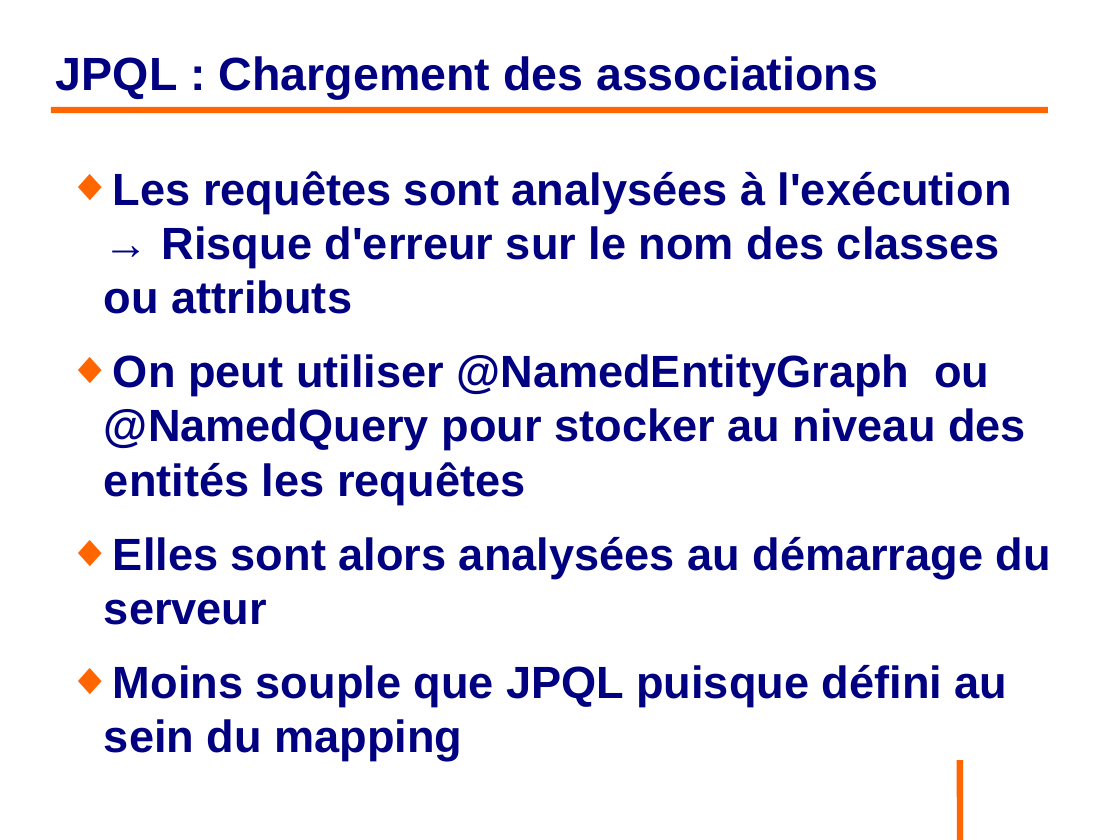
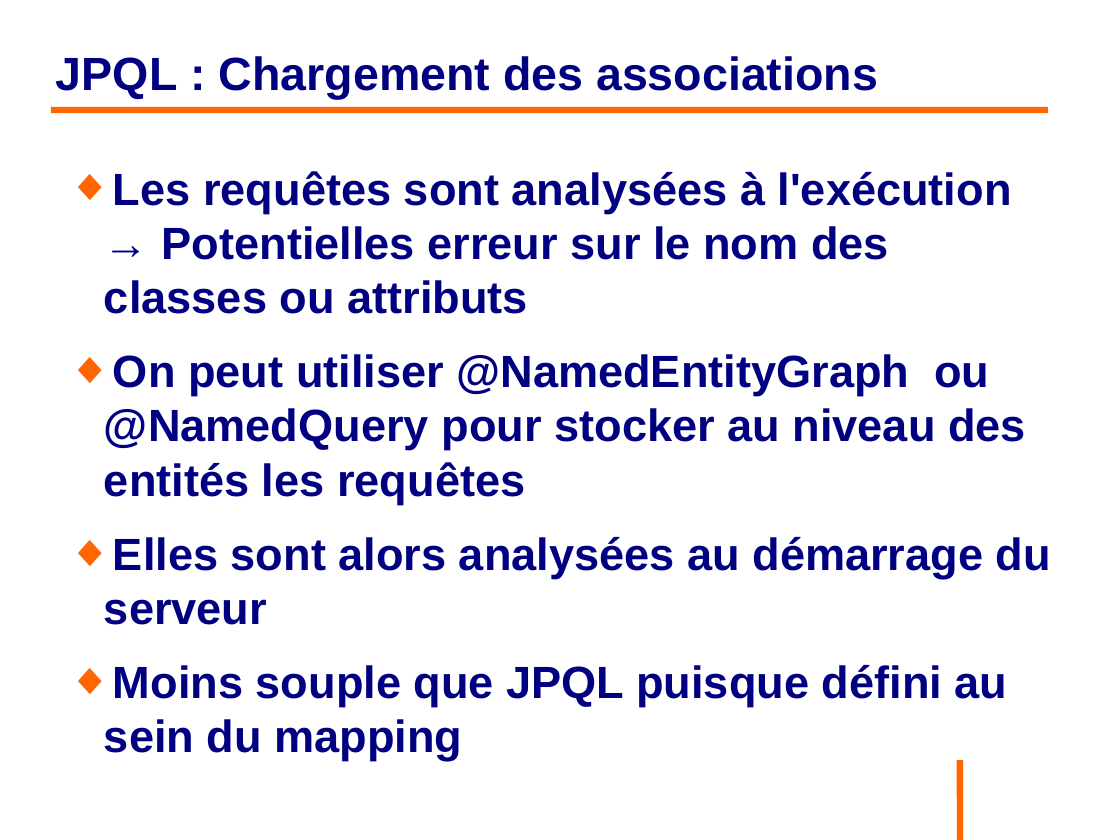
Before and after one commit to philphils/formation-hibernate-basique, a slide deck: slide 129 of Documentation/diapo_formation_hibernate.odp. Drawn at 1120x840 pixels with LibreOffice and Linux fonts; fonts in the diff are those of the drawing; background and template pictures are left out. Boxes give left, top, right and bottom in pixels: in the first picture for what was removed or moved away, otherwise in the second. Text is boxed around its words. In the diff, an @@ line names an element or a change of style, - is before the commit and + after.

```diff
--- a/Documentation/diapo_formation_hibernate.odp
+++ b/Documentation/diapo_formation_hibernate.odp
@@ text at (x1=104, y1=171, x2=1012, y2=314): text changed @@
-◆ Les requêtes sont analysées à l'exécution → Risque d'erreur sur le nom des classes ou attributs
+◆ Les requêtes sont analysées à l'exécution → Potentielles erreur sur le nom des classes ou attributs
```
Also in this commit, not shown: 17 other slides changed, 1 slide added, 1 slide removed.
